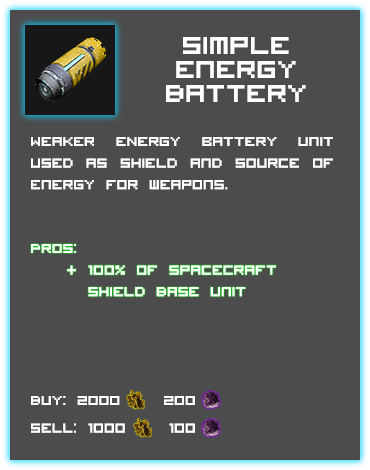
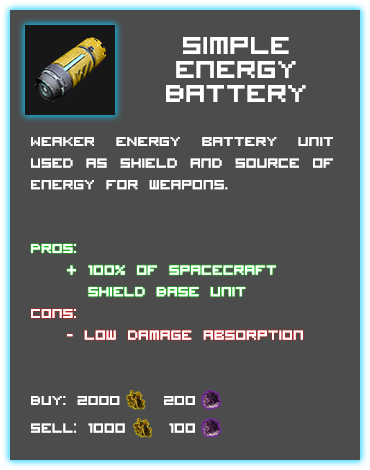
Layered file, before and after one edit (370px x 470px). Changes by layer:
renamed "Cons: - 15% sulfum consumption" to "Cons: - Low damage absorption", showed it, painted on it over [31, 309, 304, 340]
